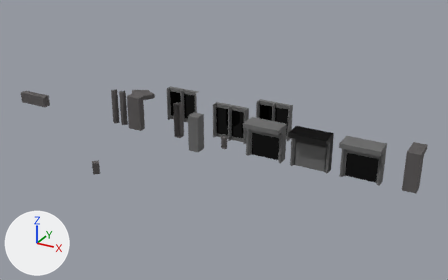
Before and after pictures for a commit that changed the Blender file Non_Unity/Blender/generators/office.blend.
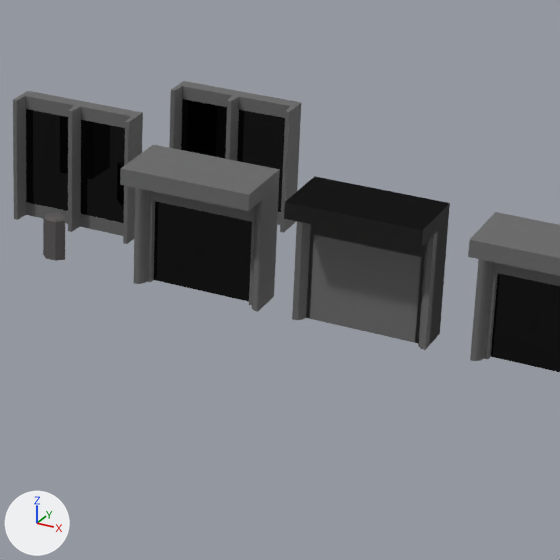
There are two pictures of each version: one whole from a 50 mm camera at (25.96, -40.98, 21.07) aimed at (3.84, -0.75, 0.95), one close up on the part from 47% to 81% of the width and 27% to 83% of the height. Every picture has the same lights, and +X, +Y and +Z are marked at lower left.

In view in the first close-up: 'ground_floor_wall_01', 'ground_floor_wall_01.001', 'ground_floor_wall_02', 'ground_floor_wall_03', 'middle_floor_wall_02', 'middle_floor_wall_03', 'top_trim_pillar_CC'.
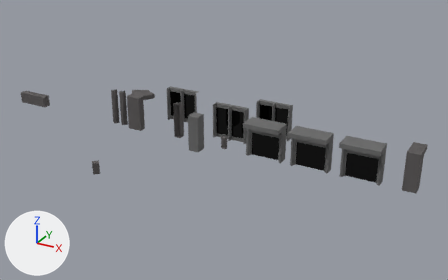
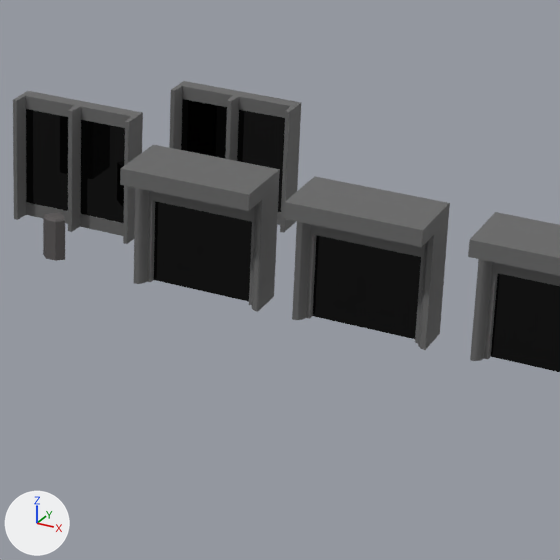
What differs and where, as boxes (x1, y1, x2, y2) in the close-ups (560 x 560 px):
'ground_floor_wall_01.001', deleted
    before: (284, 176, 450, 343)
'ground_floor_wall_01', unchanged, uncovered by the edit
    before: (284, 177, 450, 350)
    after: (284, 176, 450, 350)

The change in detail:
Object 'ground_floor_wall_01.001' (ob_ground_floor_wall_01_001) is deleted.
